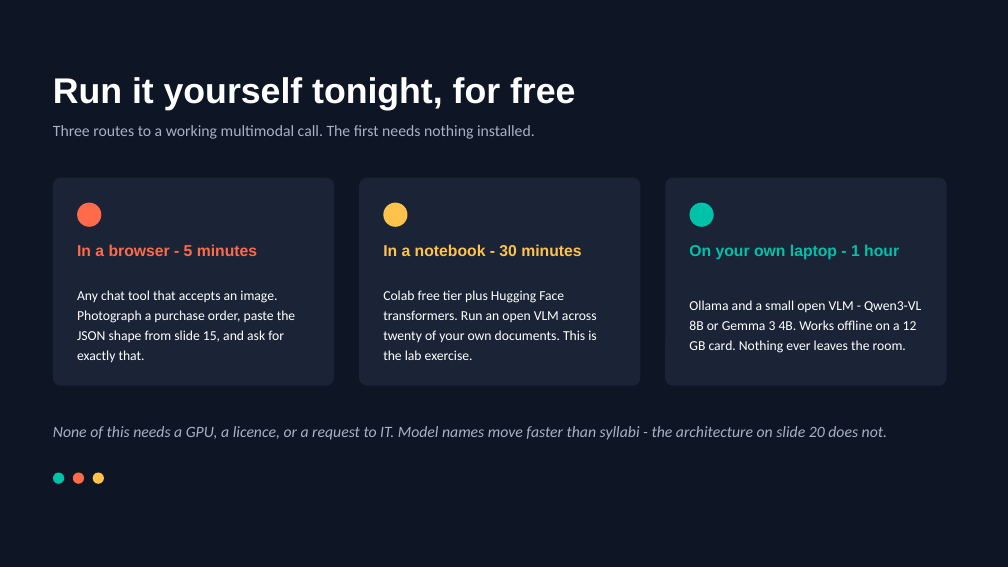
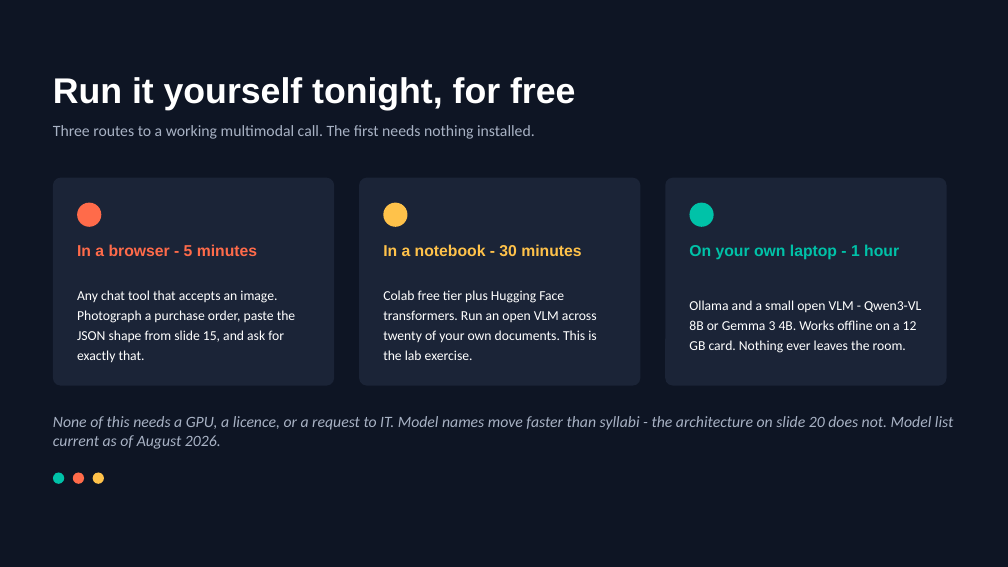
Before and after one commit to lksmangai/DeepLearning, a slide deck: slide 33 of Multimodal-AI-ATAL-FDP-Deck.pptx. Drawn at 1008x567 pixels with LibreOffice and Linux fonts; fonts in the diff are those of the drawing. Boxes give left, top, right and bottom in pixels: in the first picture for what was removed or moved away, otherwise in the second. Text is boxed around its words. In the diff, an @@ line names an element or a change of style, - is before the commit and + after.

```diff
--- a/Multimodal-AI-ATAL-FDP-Deck.pptx
+++ b/Multimodal-AI-ATAL-FDP-Deck.pptx
@@ text at [53, 416, 953, 449]: text changed @@
-None of this needs a GPU, a licence, or a request to IT. Model names move faster than syllabi - the architecture on slide 20 does not.
+None of this needs a GPU, a licence, or a request to IT. Model names move faster than syllabi - the architecture on slide 20 does not. Model list current as of August 2026.
```
Also in this commit, not shown: 7 other slides changed, 1 slide added, 1 other file.
